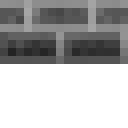
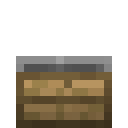
Two versions of the same layered image (128×128). Layer-by-layer changes:
showed group "side" (7 layers) over [0, 0, 128, 128]
added layer "Layer #7" (soft light, 40%) in group "side" over [16, 56, 112, 72]
"Layer #2": opacity 62% → 50%, painted on it over [16, 80, 112, 128]
added layer "shelf.png copy" in group "side" over [16, 72, 112, 128]
"Layer": opacity 100% → 50% over [16, 64, 112, 128]
painted on "kiln_stone_side.png copy" over [16, 56, 112, 72]
hid "Layer #6", opacity 100% → 50%, painted on it over [0, 8, 128, 64]
hid "inside" over [0, 0, 128, 64]
